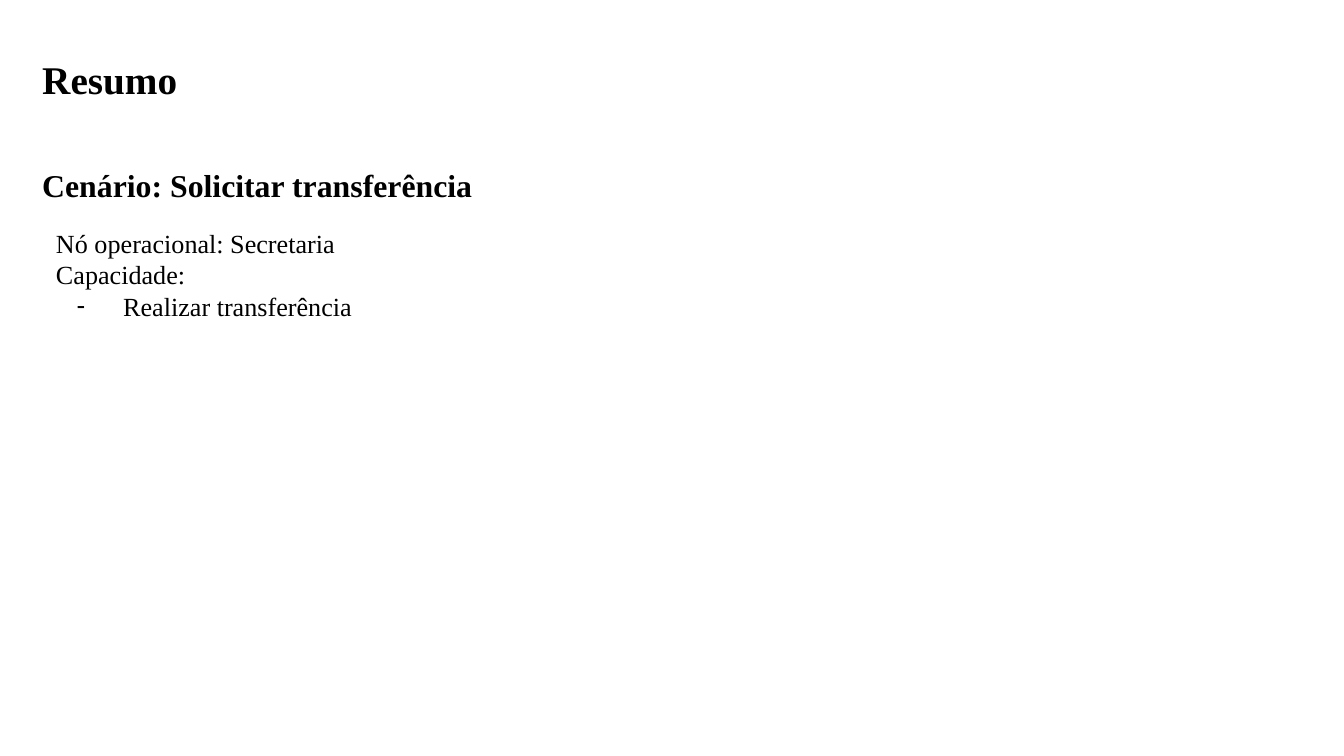
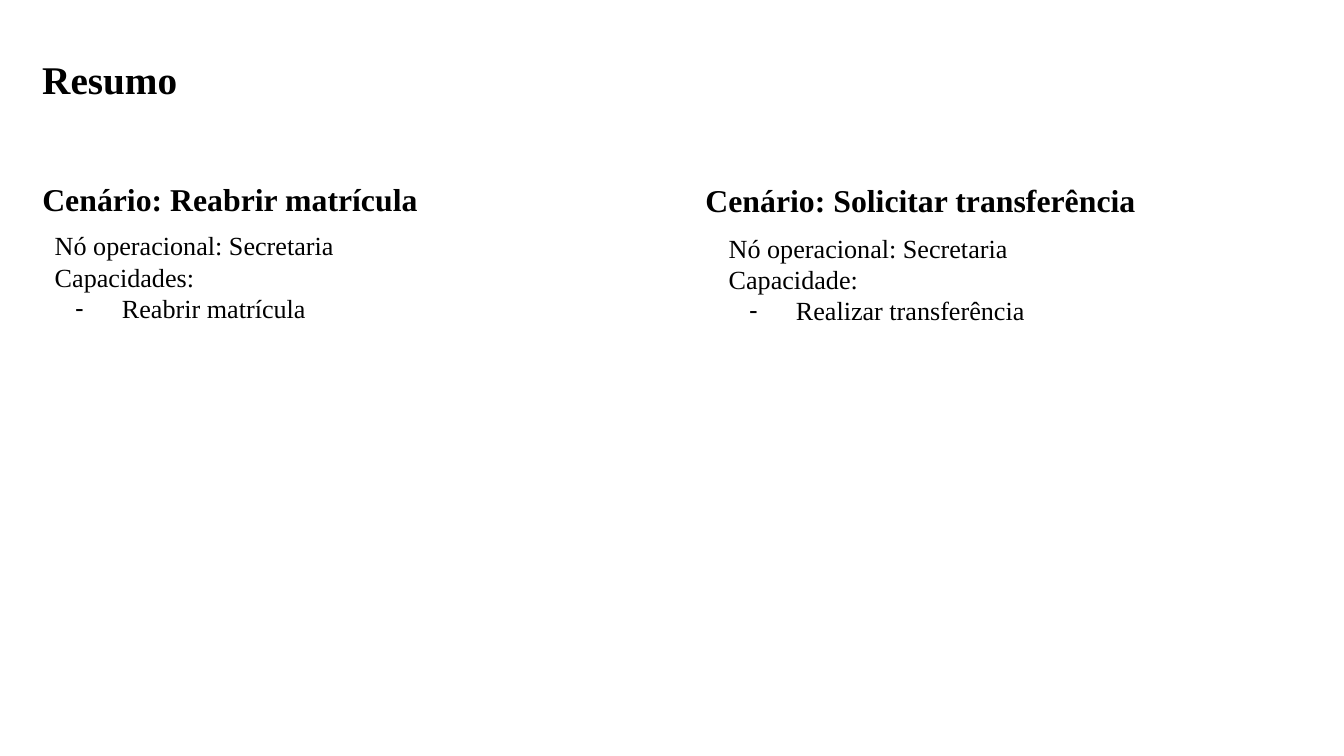
Before and after one commit to troogg/Madara, a slide deck: slide 9 of Artefatos/15. Arquitetura de negócio para cada cenário.pptx (slide 8 before the commit). Drawn at 1344x756 pixels with LibreOffice and Linux fonts; fonts in the diff are those of the drawing. Boxes give left, top, right and bottom in pixels: in the first picture for what was removed or moved away, otherwise in the second. Text is boxed around its words. In the diff, an @@ line names an element or a change of style, - is before the commit and + after.

Commit message:
Inclusão do Cenário de Negociação

```diff
--- a/Artefatos/15. Arquitetura de negócio para cada cenário.pptx
+++ b/Artefatos/15. Arquitetura de negócio para cada cenário.pptx
@@ text "Cenário: Solicitar transferência" moved from (x1=42, y1=174, x2=472, y2=198) to (x1=705, y1=189, x2=1135, y2=213) @@
@@ text added at (x1=42, y1=189, x2=417, y2=212), 17 pt, text #000000, bold @@
+Cenário: Reabrir matrícula
@@ text added at (x1=55, y1=236, x2=333, y2=319), 14 pt, text #000000 @@
+Nó operacional: Secretaria
+Capacidades:
+– Reabrir matrícula
@@ text "Nó operacional: Secretaria" moved from (x1=56, y1=234, x2=352, y2=317) to (x1=729, y1=239, x2=1024, y2=321) @@
```
Also in this commit, not shown: 3 other slides changed, 1 slide added.
